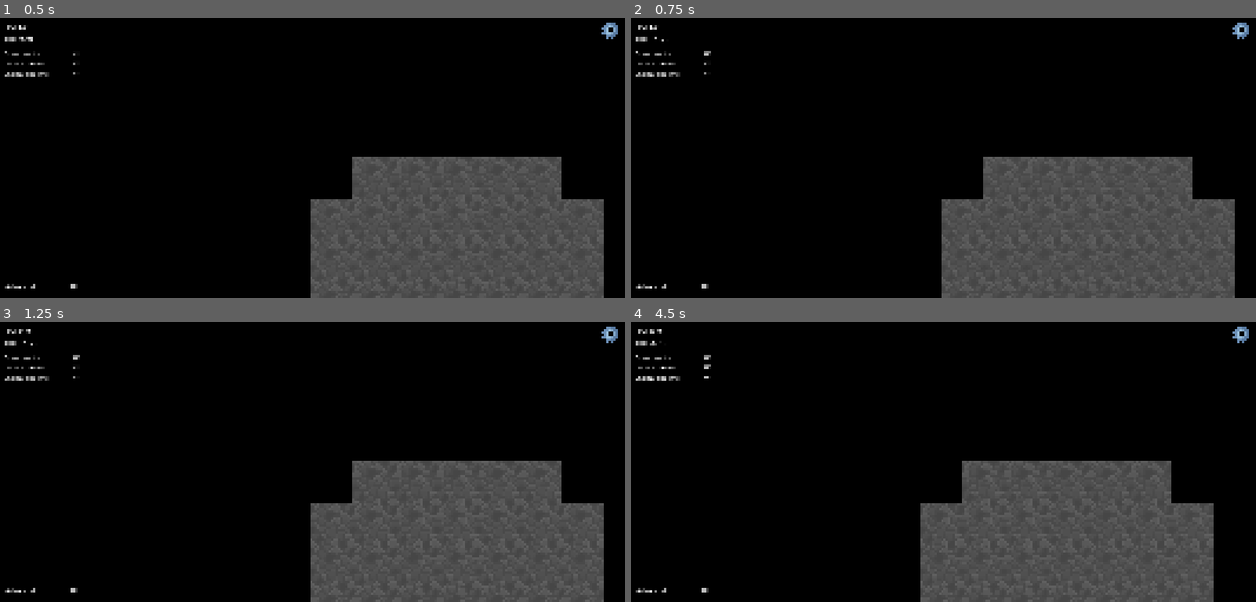
Above: before the commit, frames 1-4 (two rows, left to right).
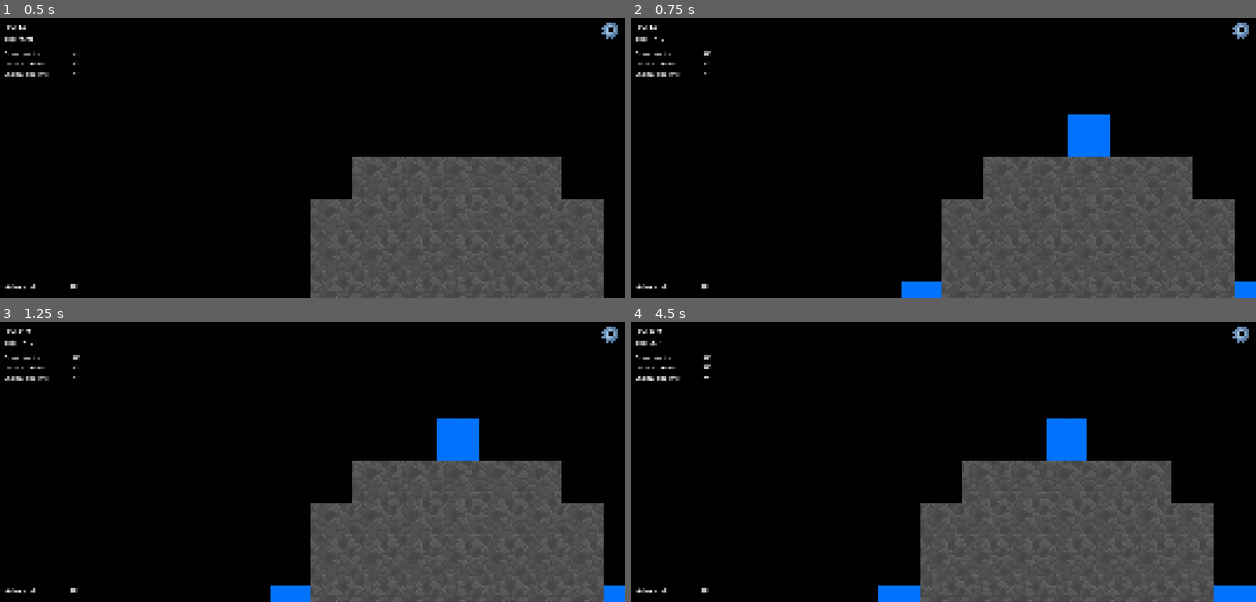
Above: after the commit, the same moments.

Repository: GrayHound85/scrap-raider
Game: Godot game, scene res://dungeon/dungeon_2.0.tscn
Same seed, same stepped clock (60 frames per second), same inputs: the game is played once before the commit and once after it.
Inputs (mouse positions are in pixels of both pictures, inside the frame that each line leads up to):
- Up to frame 1 (0.5 s): no input
- Up to frame 2 (0.75 s): click "Door points" at 0.5 s
- Up to frame 3 (1.25 s): no input
- Up to frame 4 (4.5 s): click "Loots spawns" at 1.25 s; click "Enemy spawns" at 2 s; click (1243, 333) at 2.75 s; click "Advanced" at 3.5 s; tap Enter at 4.25 s; move the mouse to (1081, 448) at 4.27 s; hold Right (right) from 4.28 s (still down)

Frame 1 is identical in both runs. In frame 2, 1.6% of the frame differs, in the area x 43-100%, y 34-100%; in frame 3, 1.6%; in frame 4, 1.8%, in the area x 39-100%, y 34-100%.
Error before the commit: Unable to iterate on object of type 'Nil'. (res://HUDs/debug/debug_menu.gd:51)

Commit message:
Fixed debug menu overlay

Diff:
--- a/NPA_game/HUDs/debug/debug_menu.gd
+++ b/NPA_game/HUDs/debug/debug_menu.gd
@@ -1,5 +1,5 @@
 extends CanvasLayer
-
+class_name DebugMenu
 
 @onready var tile_location_label: Label = $MarginContainer/VBoxContainer/TileCoordLabel
 @onready var camera = get_viewport().get_camera_2d()
@@ -45,17 +45,27 @@
 
 func get_rooms():
 	var rooms = get_tree().get_nodes_in_group("rooms")
+	return rooms
 
 func _on_toggle_door_points_toggled(toggled_on: bool) -> void:
 	var rooms = get_rooms()
-	for r in rooms:
-		if r is Room:
-			r.toggle_door_points()
+	if rooms:
+		for r in rooms:
+			if r is Room:
+				r.toggle_door_points()
 
 
 func _on_toggle_loot_spawns_toggled(toggled_on: bool) -> void:
-	pass # Replace with function body.
+	var rooms = get_rooms()
+	if rooms:
+		for r in rooms:
+			if r is Room:
+				r.toggle_loot_spawns()
 
 
 func _on_toggle_enemy_spawns_toggled(toggled_on: bool) -> void:
-	pass # Replace with function body.
+	var rooms = get_rooms()
+	if rooms:
+		for r in rooms:
+			if r is Room:
+				r.toggle_enemy_spawns()
--- a/NPA_game/dungeon/rooms/normal_rooms/room_01.tscn
+++ b/NPA_game/dungeon/rooms/normal_rooms/room_01.tscn
@@ -4,7 +4,7 @@
 [ext_resource type="TileSet" uid="uid://b656e3oclr3tg" path="res://dungeon/assets/tilemap/floor_tiles.tres" id="2_yer8d"]
 [ext_resource type="TileSet" uid="uid://cim3jn68nf42w" path="res://HUDs/debug/assets/spawn_points.tres" id="3_g8ey4"]
 
-[node name="TemplateRoom" type="Node2D"]
+[node name="TemplateRoom" type="Node2D" groups=["rooms"]]
 script = ExtResource("1_liy7m")
 room_name = "room_01"
 
